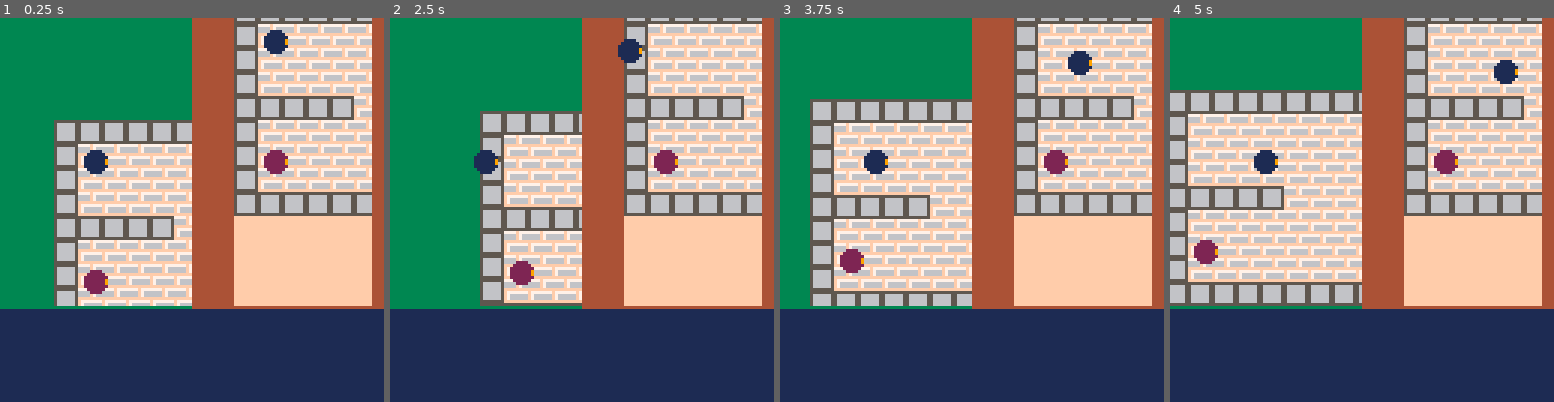
Above: before the commit, frames 1-4 (left to right).
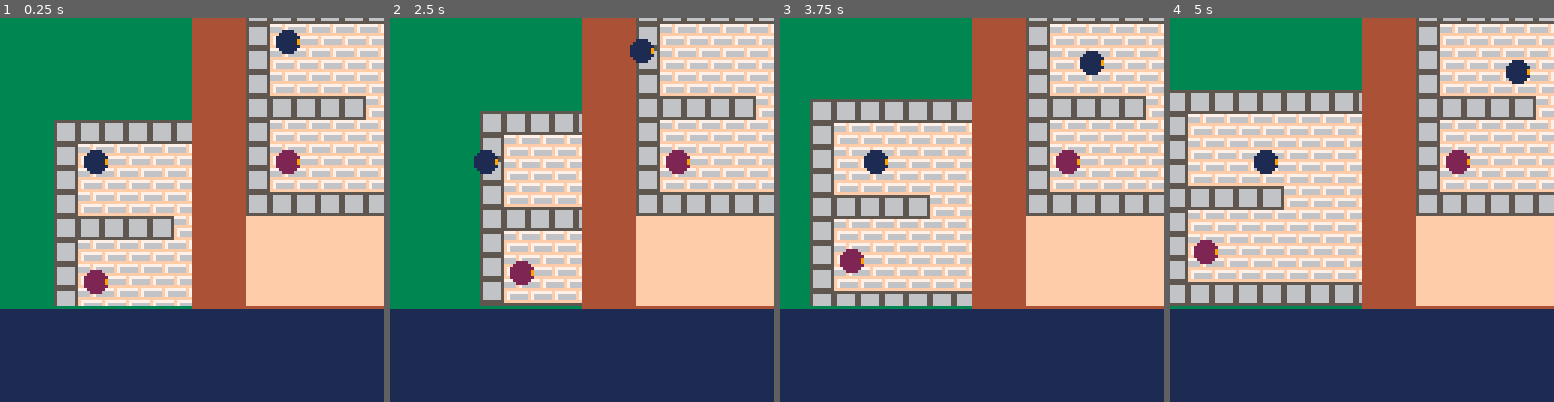
Above: after the commit, the same moments.

Repository: rik-cross/pico-8-battle
Game: PICO-8 cartridge battle.p8
The game is run twice, just before and just after one commit, with the same random seed, the same clock (stepped at 60 frames per second) and the same inputs.
Inputs:
- Up to frame 1 (0.25 s): no input
- Up to frame 2 (2.5 s): tap O (Z key) at 0.33, 0.7, 1.43, 2.22 s; tap X (X key) at 1.07, 2.07, 2.4 s; hold Left 1.97-2.37 s; hold Down from 2.42 s (still down)
- Up to frame 3 (3.75 s): tap X (X key) every 0.33 s from 2.73 to 3.73 s; release Down at 2.82 s; hold Right 2.87-3.53 s; tap O (Z key) at 3.1 s; hold Up from 3.58 s (still down)
- Up to frame 4 (5 s): tap O (Z key) at 3.98, 4.87 s; tap X (X key) at 4.07, 4.4, 4.73 s; release Up at 4.08 s; hold Right 4.13-4.53 s; hold Down from 4.58 s (still down)

The runs differ from the first frame. In frame 1, 11% of the frame differs, in the area x 60-100%, y 0-75%; in frame 2, 11%; in frame 3, 12%; in frame 4, 11%.

Commit message:
Updated p2 camera

Diff:
--- a/battle.p8
+++ b/battle.p8
@@ -132,7 +132,7 @@
   int      = int(),
   sprite   = 2,
   controls = controls({ p = 1 }),
-  cam      = camera({ bg = 4 , x = 60 }),
+  cam      = camera({ bg = 4 , x = 64 }),
  }))
 end
 
